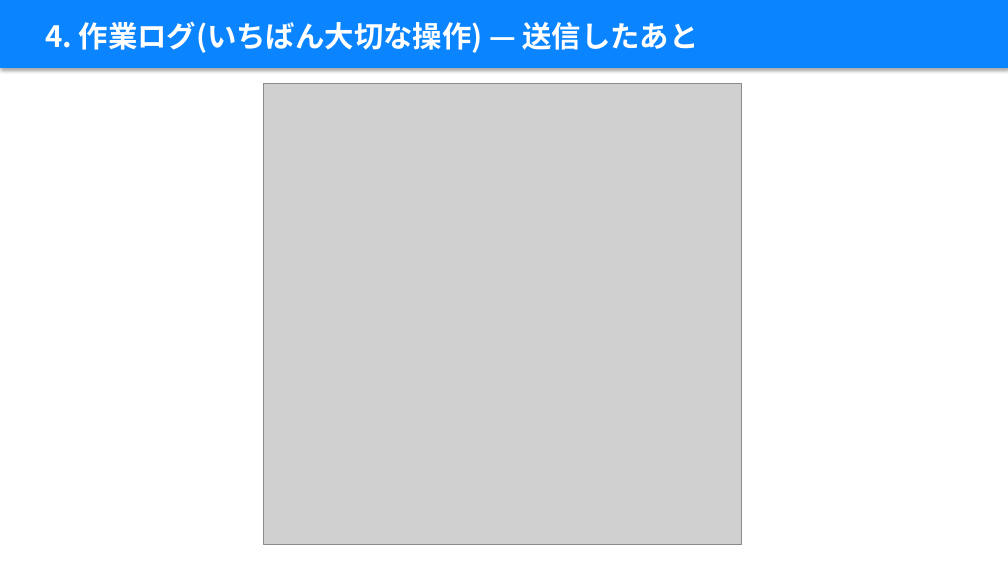
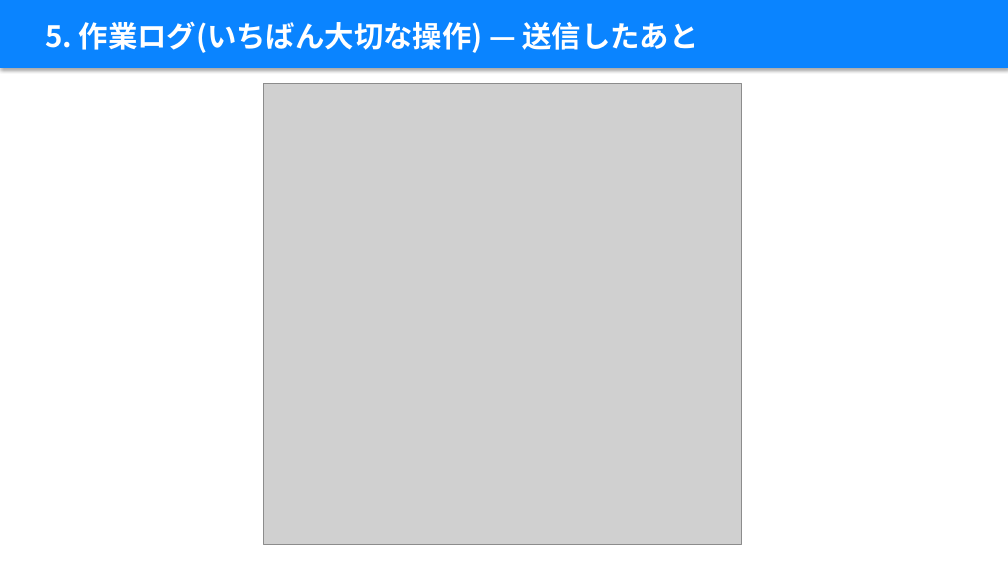
Before and after one commit to takky416-byte/sotsuken_pj_management, a slide deck: slide 16 of docs/manual/卒研PJ管理_説明資料_学生編.pptx (slide 12 before the commit). Drawn at 1008x567 pixels with LibreOffice and Linux fonts; fonts in the diff are those of the drawing; grey boxes stand for pictures. Boxes give left, top, right and bottom in pixels: in the first picture for what was removed or moved away, otherwise in the second. Text is boxed around its words. In the diff, an @@ line names an element or a change of style, - is before the commit and + after.

```diff
--- a/docs/manual/卒研PJ管理_説明資料_学生編.pptx
+++ b/docs/manual/卒研PJ管理_説明資料_学生編.pptx
@@ text at <box>45,21,699,53</box>: text changed @@
-4. 作業ログ(いちばん大切な操作) — 送信したあと
+5. 作業ログ(いちばん大切な操作) — 送信したあと
```
Also in this commit, not shown: 19 other slides changed, 7 slides added, 9 other files.
